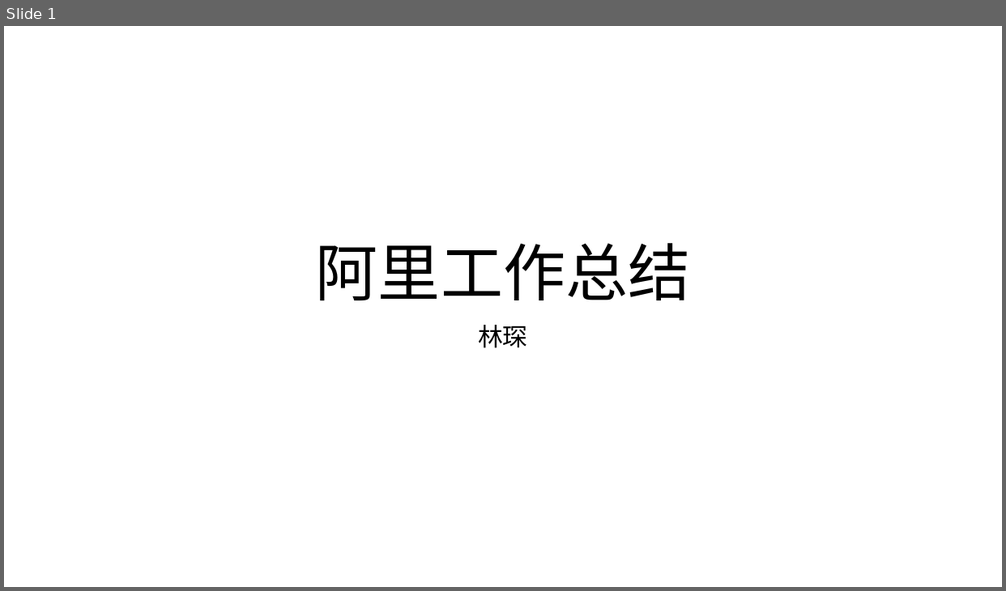
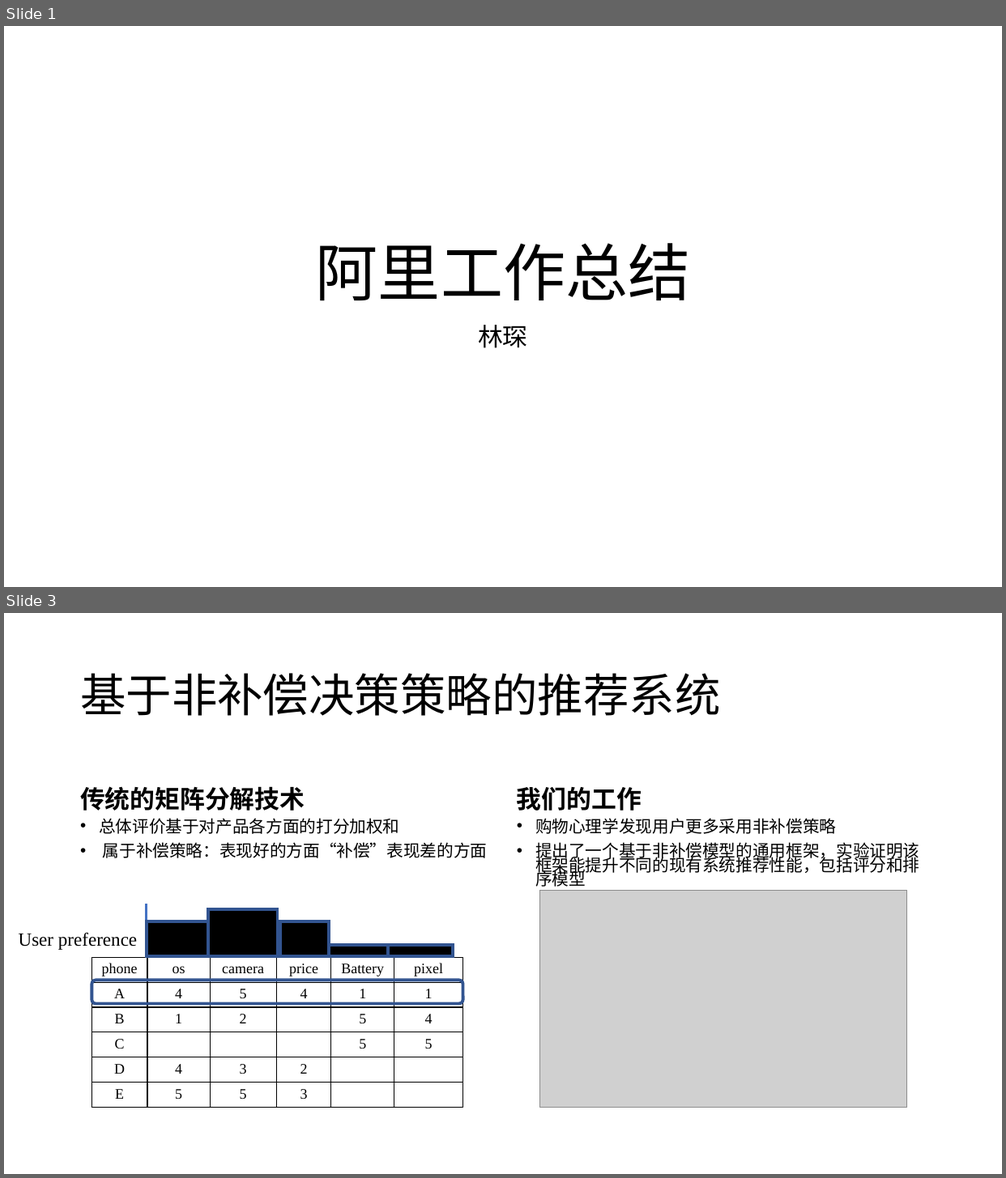
Before and after one commit to cheyennelin/Ali, a slide deck: 8月总结.pptx. Shown one above the other, each under a label of ours: slide 1 before the commit, slides 1 and 3 after it; the slides between them are not shown. The pictures are 1006x591 and 1006x1178 pixels, drawn with LibreOffice and Linux fonts; fonts in the diff are those of the drawing; grey boxes stand for pictures. Boxes give left, top, right and bottom in pixels: in the first picture for what was removed or moved away, otherwise in the second. Text is boxed around its words. In the diff, an @@ line names an element or a change of style, - is before the commit and + after.

```diff
--- a/8月总结.pptx
+++ b/8月总结.pptx
@@ slide 3 added at <box>4,613,1002,1174</box>, background #FFFFFF @@
@@ title added at <box>80,673,720,716</box>, 44 pt, text #000000 @@
+基于非补偿决策策略的推荐系统
@@ text added at <box>80,786,305,811</box>, 24 pt, text #000000, bold @@
+传统的矩阵分解技术
@@ text added at <box>517,787,641,811</box>, 24 pt, text #000000, bold @@
+我们的工作
@@ text added at <box>99,818,488,858</box>, 16.1 pt, text #000000 @@
+• 总体评价基于对产品各方面的打分加权和
+• 属于补偿策略：表现好的方面“补偿”表现差的方面
@@ text added at <box>535,818,920,887</box>, 16.1 pt, text #000000 @@
+• 购物心理学发现用户更多采用非补偿策略
+• 提出了一个基于非补偿模型的通用框架，实验证明该框架能提升不同的现有系统推荐性能，包括评分和排序模型
@@ line added from (147, 904) to (147, 956), #4472C4 3 pt @@
@@ picture added at <box>540,890,907,1107</box> @@
@@ rectangle added at <box>147,922,231,956</box>, fill #000000, outline #325491 3 pt @@
@@ rectangle added at <box>208,909,278,956</box>, fill #000000, outline #325491 3 pt @@
@@ rectangle added at <box>280,922,329,956</box>, fill #000000, outline #325491 3 pt @@
@@ text added at <box>19,932,137,950</box>, 18 pt, text #000000 @@
+User preference
@@ rectangle added at <box>329,945,388,957</box>, fill #000000, outline #325491 3 pt @@
@@ rectangle added at <box>388,944,454,956</box>, fill #000000, outline #325491 3 pt @@
@@ table added at <box>91,957,462,1107</box>, 6 rows, 6 columns @@
+phone | os | camera | price | Battery | pixel
+A | 4 | 5 | 4 | 1 | 1
+B | 1 | 2 |  | 5 | 4
+C |  |  |  | 5 | 5
+D | 4 | 3 | 2 |  | 
+E | 5 | 5 | 3 |  | 
@@ line added from (454, 956) to (147, 956), #4472C4 3 pt @@
@@ rounded rectangle added at <box>91,981,463,1003</box>, outline #325491 3 pt @@
```
Also in this commit, not shown: 1 slide changed, 2 other slides added.
